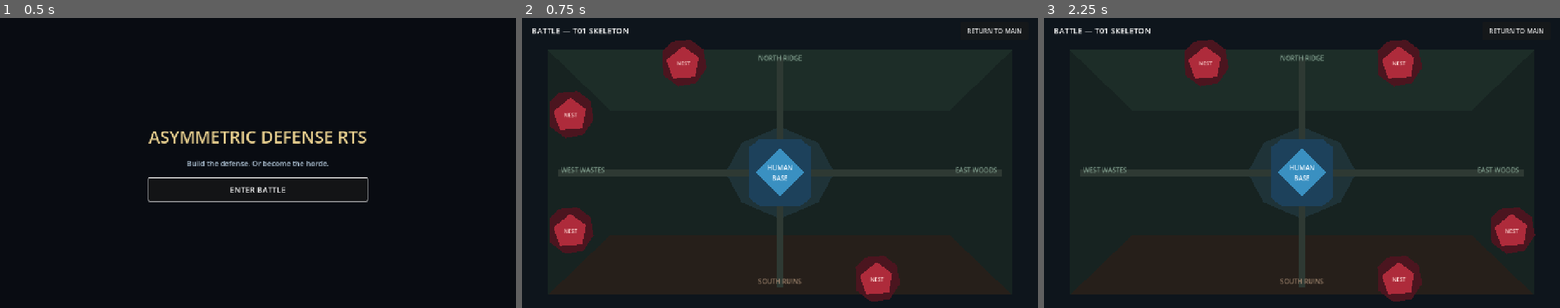
Above: before the commit, frames 1-3 (left to right).
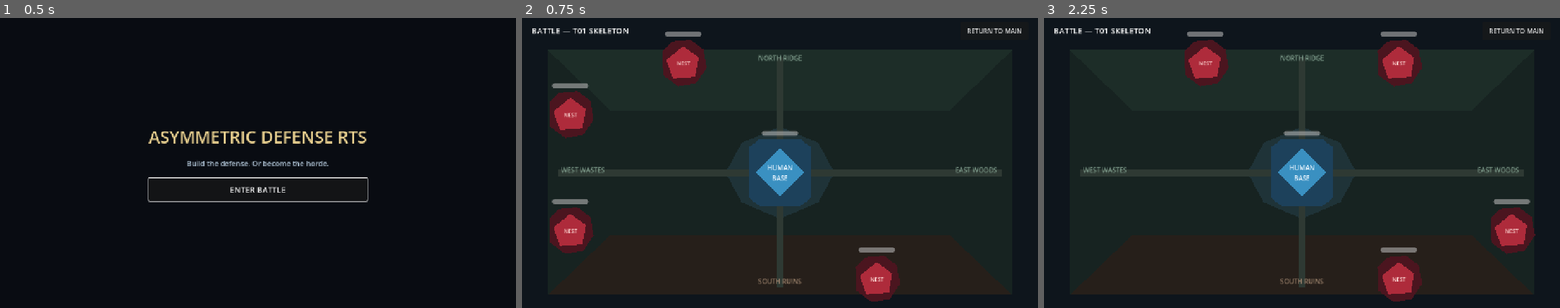
Above: after the commit, the same moments.

Repository: Mr-Zhou20030725/RTS-Game
Game: Godot game, scene res://scenes/main/main.tscn
Two runs of this game, one before a commit and one after it. Both use one fixed random seed, a clock stepped at 60 frames per second and the inputs below.
Inputs:
- Up to frame 1 (0.5 s): no input
- Up to frame 2 (0.75 s): click "ENTER BATTLE" at 0.5 s
- Up to frame 3 (2.25 s): click "RETURN TO MAIN" at 1.25 s; click "ENTER BATTLE" at 2 s

Frame 1 is identical in both runs. In frame 2, 0.6% of the frame differs, in the area x 5-73%, y 4-81%; in frame 3, 0.6%, in the area x 27-95%, y 4-81%.

Commit message:
feat: complete T03 reusable health component

Diff:
--- a/buildings/placeholders/human_base_placeholder.tscn
+++ b/buildings/placeholders/human_base_placeholder.tscn
@@ -1,4 +1,6 @@
-[gd_scene format=3]
+[gd_scene load_steps=2 format=3]
+
+[ext_resource type="PackedScene" path="res://scenes/components/health_component.tscn" id="1_health"]
 
 [node name="HumanBase" type="Node2D" groups=["human_base_placeholder"]]
 
@@ -20,3 +22,7 @@
 text = "HUMAN\nBASE"
 horizontal_alignment = 1
 vertical_alignment = 1
+
+[node name="HealthComponent" parent="." instance=ExtResource("1_health")]
+position = Vector2(0, -98)
+max_health = 1000.0
--- a/buildings/placeholders/monster_nest_placeholder.tscn
+++ b/buildings/placeholders/monster_nest_placeholder.tscn
@@ -1,4 +1,6 @@
-[gd_scene format=3]
+[gd_scene load_steps=2 format=3]
+
+[ext_resource type="PackedScene" path="res://scenes/components/health_component.tscn" id="1_health"]
 
 [node name="MonsterNest" type="Node2D" groups=["monster_nest_placeholder"]]
 
@@ -20,3 +22,7 @@
 text = "NEST"
 horizontal_alignment = 1
 vertical_alignment = 1
+
+[node name="HealthComponent" parent="." instance=ExtResource("1_health")]
+position = Vector2(0, -72)
+max_health = 600.0
--- /dev/null
+++ b/scenes/components/health_component.tscn
@@ -0,0 +1,16 @@
+[gd_scene load_steps=2 format=3]
+
+[ext_resource type="Script" path="res://scripts/components/health_component.gd" id="1_health"]
+
+[node name="HealthComponent" type="Node2D"]
+script = ExtResource("1_health")
+
+[node name="DebugHealthBar" type="ProgressBar" parent="."]
+unique_name_in_owner = true
+z_index = 20
+offset_left = -45.0
+offset_top = -6.0
+offset_right = 45.0
+offset_bottom = 6.0
+mouse_filter = 2
+show_percentage = false
--- /dev/null
+++ b/scripts/components/health_component.gd
@@ -0,0 +1,73 @@
+class_name HealthComponent
+extends Node2D
+
+## Reusable health state for units and buildings.
+
+signal health_changed(current_health: float, max_health: float)
+signal damaged(amount: float, source: Node)
+signal healed(amount: float)
+signal died(source: Node)
+
+@export_range(1.0, 1000000.0, 1.0) var max_health := 100.0
+@export var start_at_full_health := true
+@export_range(0.0, 1000000.0, 1.0) var initial_health := 100.0
+@export var show_debug_health_bar := true
+
+@onready var debug_health_bar: ProgressBar = %DebugHealthBar
+
+var current_health := 0.0
+var is_dead := false
+
+
+func _ready() -> void:
+	max_health = maxf(max_health, 1.0)
+	current_health = (
+		max_health
+		if start_at_full_health
+		else clampf(initial_health, 0.0, max_health)
+	)
+	is_dead = is_zero_approx(current_health)
+	_sync_debug_health_bar()
+	health_changed.emit(current_health, max_health)
+
+
+func take_damage(amount: float, source: Node = null) -> float:
+	if amount <= 0.0 or is_dead:
+		return 0.0
+
+	var applied_damage := minf(amount, current_health)
+	current_health -= applied_damage
+	damaged.emit(applied_damage, source)
+	health_changed.emit(current_health, max_health)
+	_sync_debug_health_bar()
+
+	if is_zero_approx(current_health):
+		current_health = 0.0
+		is_dead = true
+		died.emit(source)
+
+	return applied_damage
+
+
+func heal(amount: float) -> float:
+	if amount <= 0.0 or is_dead or is_equal_approx(current_health, max_health):
+		return 0.0
+
+	var applied_healing := minf(amount, max_health - current_health)
+	current_health += applied_healing
+	healed.emit(applied_healing)
+	health_changed.emit(current_health, max_health)
+	_sync_debug_health_bar()
+	return applied_healing
+
+
+func get_health_ratio() -> float:
+	return current_health / max_health
+
+
+func _sync_debug_health_bar() -> void:
+	if debug_health_bar == null:
+		return
+	debug_health_bar.visible = show_debug_health_bar
+	debug_health_bar.max_value = max_health
+	debug_health_bar.value = current_health
--- /dev/null
+++ b/tests/validate_t03.gd
@@ -0,0 +1,125 @@
+extends SceneTree
+
+const HEALTH_COMPONENT_SCENE := preload("res://scenes/components/health_component.tscn")
+const HEALTH_COMPONENT_SCRIPT := preload("res://scripts/components/health_component.gd")
+const HUMAN_BASE_SCENE := preload("res://buildings/placeholders/human_base_placeholder.tscn")
+const MONSTER_NEST_SCENE := preload("res://buildings/placeholders/monster_nest_placeholder.tscn")
+const TEST_UNIT_SCENE := preload("res://units/placeholders/test_unit.tscn")
+
+var death_event_count := 0
+
+
+func _init() -> void:
+	_run_validation()
+
+
+func _run_validation() -> void:
+	var component := HEALTH_COMPONENT_SCENE.instantiate()
+	component.set("max_health", 100.0)
+	component.connect("died", _on_component_died)
+	root.add_child(component)
+	await process_frame
+
+	if not is_equal_approx(component.get("current_health"), 100.0):
+		_fail("HealthComponent did not start at maximum health.")
+		return
+
+	var debug_bar := component.get_node("%DebugHealthBar") as ProgressBar
+	if debug_bar == null or not is_equal_approx(debug_bar.value, 100.0):
+		_fail("Debug health bar did not initialize correctly.")
+		return
+
+	var first_damage: float = component.call("take_damage", 30.0)
+	if not is_equal_approx(first_damage, 30.0):
+		_fail("HealthComponent reported an incorrect applied damage amount.")
+		return
+	if not is_equal_approx(component.get("current_health"), 70.0):
+		_fail("Taking damage did not reduce current health.")
+		return
+	if not is_equal_approx(debug_bar.value, 70.0):
+		_fail("Debug health bar did not follow current health.")
+		return
+
+	var applied_healing: float = component.call("heal", 10.0)
+	if not is_equal_approx(applied_healing, 10.0):
+		_fail("Healing did not report the applied amount.")
+		return
+	if not is_equal_approx(component.get("current_health"), 80.0):
+		_fail("Healing did not restore current health.")
+		return
+
+	component.call("take_damage", 200.0)
+	if not component.get("is_dead"):
+		_fail("HealthComponent did not enter the dead state at zero health.")
+		return
+	if not is_zero_approx(component.get("current_health")):
+		_fail("Fatal damage did not clamp health to zero.")
+		return
+	if death_event_count != 1:
+		_fail("Death signal did not fire exactly once on fatal damage.")
+		return
+
+	component.call("take_damage", 10.0)
+	component.call("heal", 10.0)
+	if death_event_count != 1:
+		_fail("Repeated damage triggered death more than once.")
+		return
+	if not is_zero_approx(component.get("current_health")):
+		_fail("A dead HealthComponent changed health.")
+		return
+
+	root.remove_child(component)
+	component.queue_free()
+	await process_frame
+
+	var actor_scenes: Array[PackedScene] = [
+		HUMAN_BASE_SCENE,
+		MONSTER_NEST_SCENE,
+		TEST_UNIT_SCENE,
+	]
+	var expected_max_health := [1000.0, 600.0, 100.0]
+
+	for actor_index in actor_scenes.size():
+		var actor := actor_scenes[actor_index].instantiate()
+		root.add_child(actor)
+		await process_frame
+
+		var actor_health := actor.get_node_or_null("HealthComponent")
+		if actor_health == null:
+			_fail("%s does not contain HealthComponent." % actor.name)
+			return
+		if actor_health.get_script() != HEALTH_COMPONENT_SCRIPT:
+			_fail("%s is not using the shared HealthComponent script." % actor.name)
+			return
+		if not is_equal_approx(
+			actor_health.get("max_health"), expected_max_health[actor_index]
+		):
+			_fail("%s has an unexpected maximum health." % actor.name)
+			return
+
+		actor_health.call("take_damage", 1.0)
+		if not is_equal_approx(
+			actor_health.get("current_health"),
+			expected_max_health[actor_index] - 1.0
+		):
+			_fail("%s could not take damage through HealthComponent." % actor.name)
+			return
+
+		root.remove_child(actor)
+		actor.queue_free()
+		await process_frame
+
+	print(
+		"T03 validation passed: damage, healing, one-shot death, debug bar, "
+		+ "and shared base/nest/unit component."
+	)
+	quit()
+
+
+func _on_component_died(_source: Node) -> void:
+	death_event_count += 1
+
+
+func _fail(message: String) -> void:
+	push_error("T03 validation failed: %s" % message)
+	quit(1)
--- /dev/null
+++ b/units/placeholders/test_unit.tscn
@@ -0,0 +1,22 @@
+[gd_scene load_steps=2 format=3]
+
+[ext_resource type="PackedScene" path="res://scenes/components/health_component.tscn" id="1_health"]
+
+[node name="TestUnit" type="Node2D" groups=["test_unit_placeholder"]]
+
+[node name="Body" type="Polygon2D" parent="."]
+polygon = PackedVector2Array(0, -24, 22, -8, 18, 20, -18, 20, -22, -8)
+color = Color(0.313726, 0.65098, 0.788235, 1)
+
+[node name="Label" type="Label" parent="."]
+offset_left = -34.0
+offset_top = -10.0
+offset_right = 34.0
+offset_bottom = 14.0
+theme_override_font_sizes/font_size = 11
+text = "UNIT"
+horizontal_alignment = 1
+
+[node name="HealthComponent" parent="." instance=ExtResource("1_health")]
+position = Vector2(0, -38)
+max_health = 100.0
Not shown, added: scripts/components/health_component.gd.uid
Not shown, added: tests/validate_t03.gd.uid
